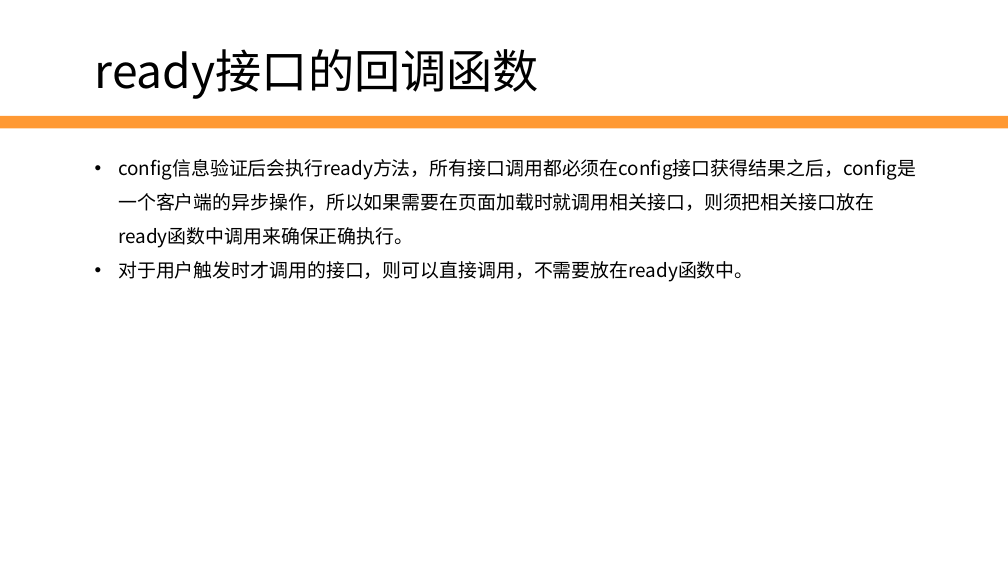
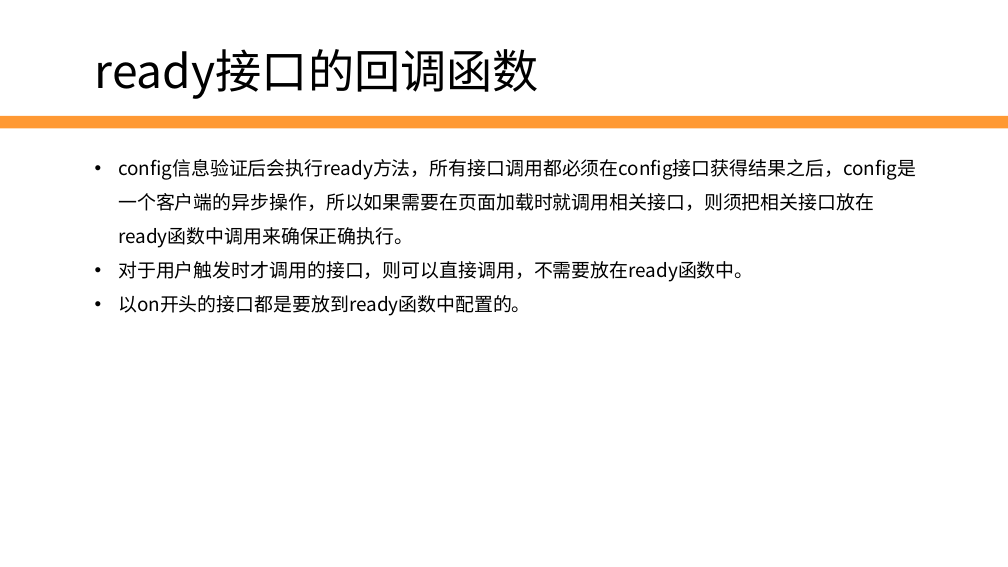
Before and after one commit to edu2act/2017-2018_1st_Wechat_Web_Programming, a slide deck: slide 13 of 课程ppt/第10讲 JS-SDK.pptx (slide 12 before the commit). Drawn at 1008x567 pixels with LibreOffice and Linux fonts; fonts in the diff are those of the drawing; background and template pictures are left out. Boxes give left, top, right and bottom in pixels: in the first picture for what was removed or moved away, otherwise in the second. Text is boxed around its words. In the diff, an @@ line names an element or a change of style, - is before the commit and + after.

```diff
--- a/课程ppt/第10讲 JS-SDK.pptx
+++ b/课程ppt/第10讲 JS-SDK.pptx
@@ text at (118,295,531,316): paragraph added @@
+• 以on开头的接口都是要放到ready函数中配置的。
```
Also in this commit, not shown: 13 other slides changed, 4 slides added, 2 slides removed, 1 other file.
